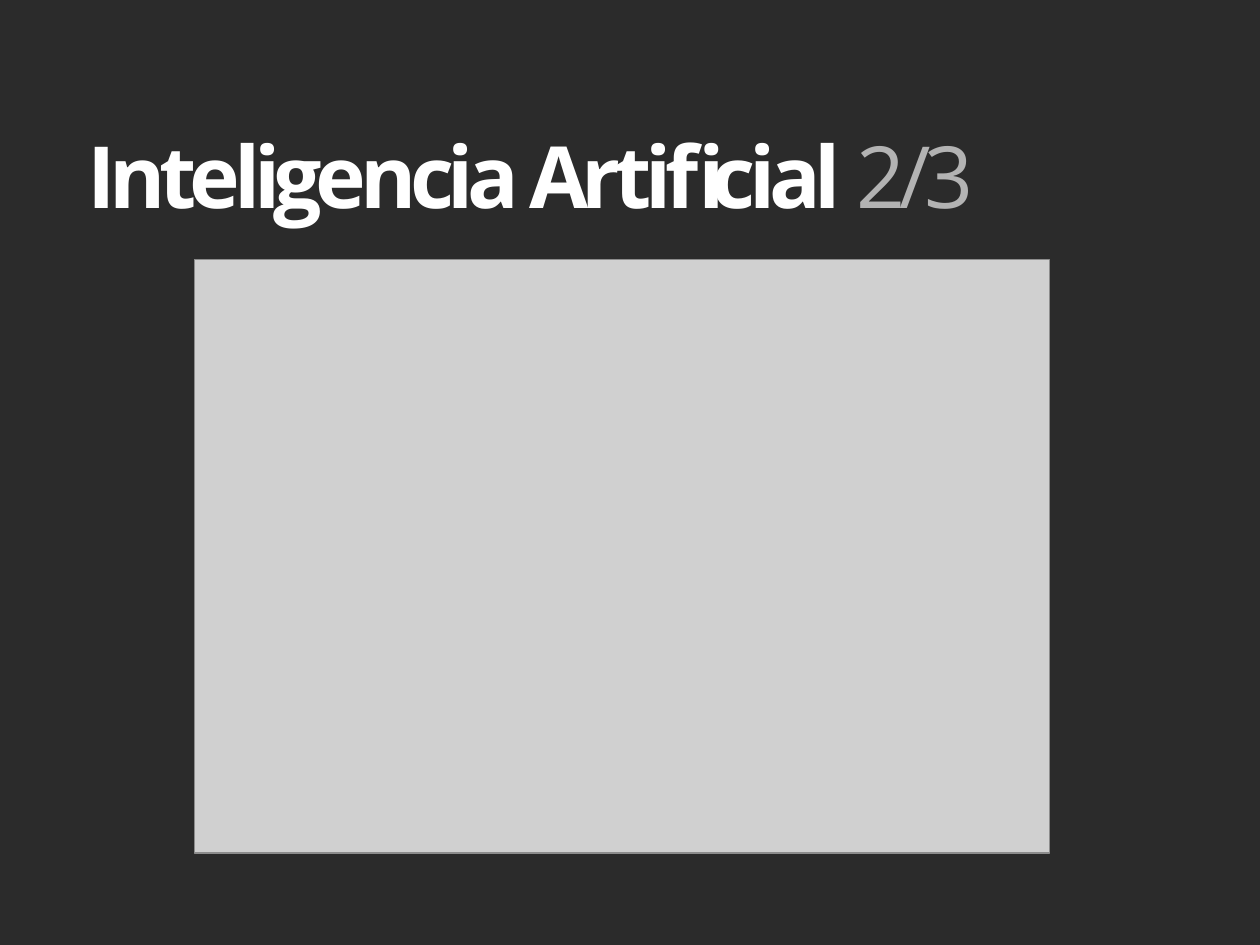
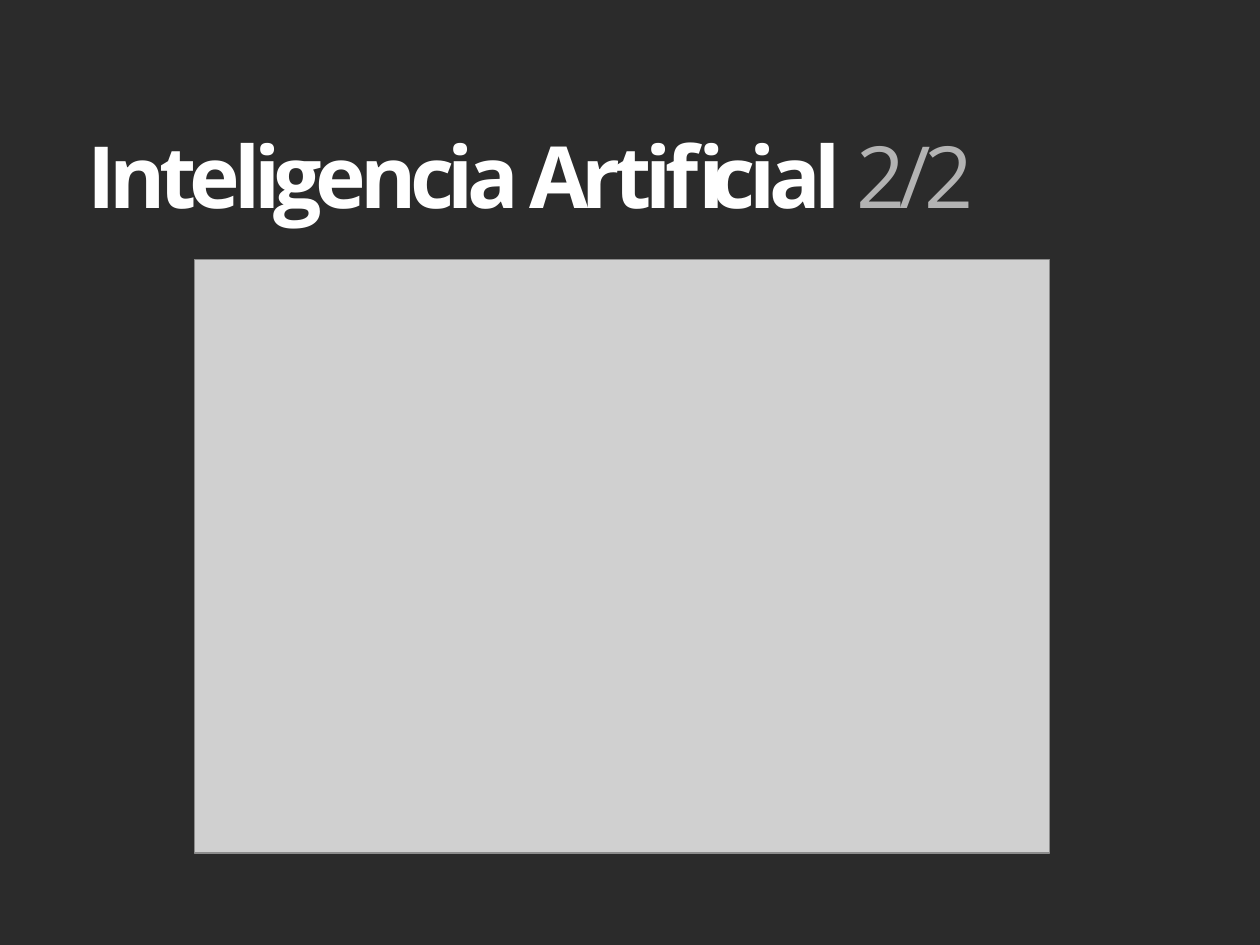
Before and after one commit to 3oheme/dominous, a slide deck: slide 38 of docs/presentacion/presentacion.odp. Drawn at 1260x945 pixels with LibreOffice and Linux fonts; fonts in the diff are those of the drawing; grey boxes stand for pictures; background and template pictures are left out; a plain dark background stands for a picture behind light text. Boxes give left, top, right and bottom in pixels: in the first picture for what was removed or moved away, otherwise in the second. Text is boxed around its words. In the diff, an @@ line names an element or a change of style, - is before the commit and + after.

```diff
--- a/docs/presentacion/presentacion.odp
+++ b/docs/presentacion/presentacion.odp
@@ text at [87,142,974,229]: text changed @@
-Inteligencia Artificial 2/3
+Inteligencia Artificial 2/2
```
Also in this commit, not shown: 5 other slides changed, 1 slide removed, 2 other files.
